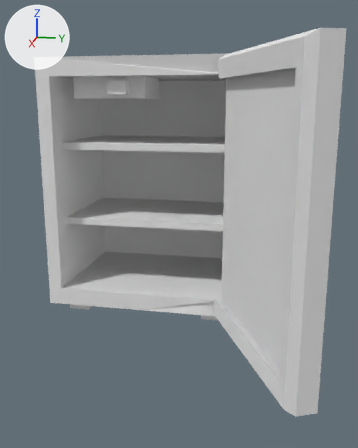
Renders of the Blender file Assets/Models/minifridge.blend from each side of a commit.
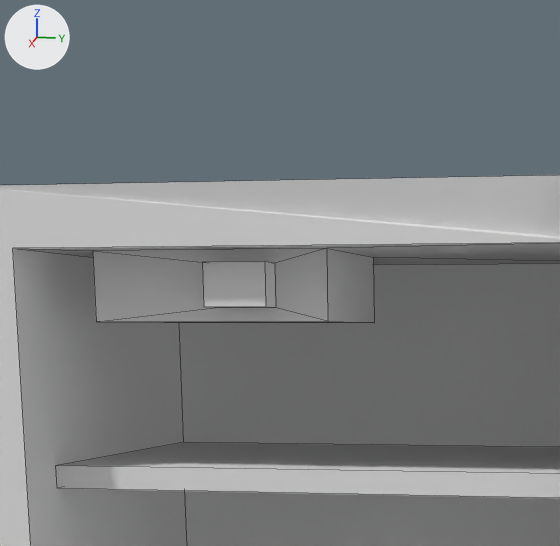
Old and new are each drawn whole from a 50 mm camera at (58.6, 14.0, 8.7) aimed at (9.1, 4.1, -3.6) and again close up on the part from 13% to 60% of the width and 0% to 37% of the height. The axes (+X, +Y, +Z) are drawn at upper left. The lights are the same throughout. The close-ups show mesh edges as thin lines.

Before the edit, the objects in view are built like this:
```python
me_cube = bpy.data.meshes.new('Cube')
me_cube.from_pydata(...)  # 107 vertices, 83 faces; spans x -9.7..26.5, y -10.4..17.6, z -14.3..13.1
me_cube.materials.append(mat_material)  # white #e7e7e7
ob_cube = bpy.data.objects.new('Cube', me_cube)
ob_cube.location = (0.0, 0.0, 0.0)
```
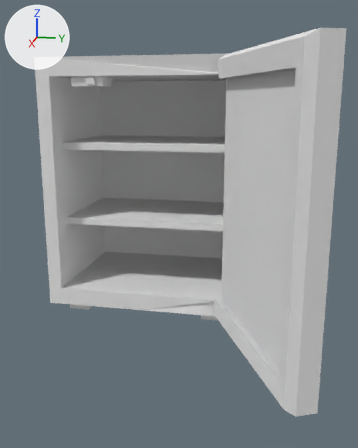
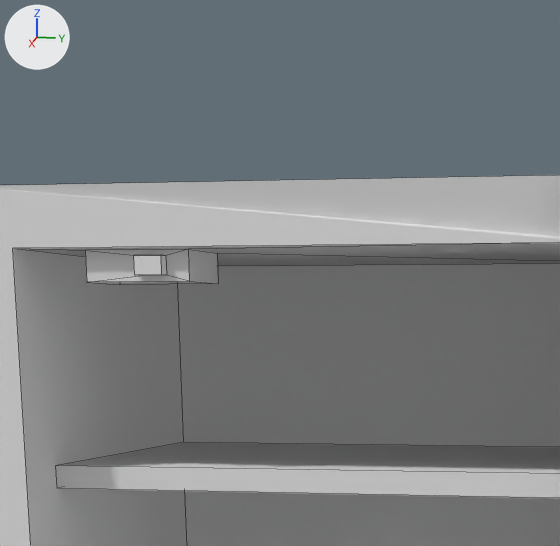
The change, as a diff of the scene's bpy script:
```diff
--- a/Assets/Models/minifridge.blend.py
+++ b/Assets/Models/minifridge.blend.py
@@ me_cube @@
 me_cube.from_pydata(...)  # 107 vertices, 83 faces; spans x -9.7..26.5, y -10.4..17.6, z -14.3..13.1
 # used by ob_cube; location = (0.0, 0.0, 0.0)
+# me_cube part 1: all 16 vertices in x 2.3..9.5, y -7.1..0.5, z 9.1..11.3 are scaled about their middle by 0.435, then moved by (3.0, -1.7, 0.6)
 me_cube.materials.append(mat_material)
```

Pixel boxes (x1, y1, x2, y2) of what changed, in the close-ups (560 x 546 px; the box of a moved part takes in the faces that stretch with it):
part 1 of me_cube, moved or reshaped: before (14, 243, 560, 323); after (14, 243, 560, 285)
